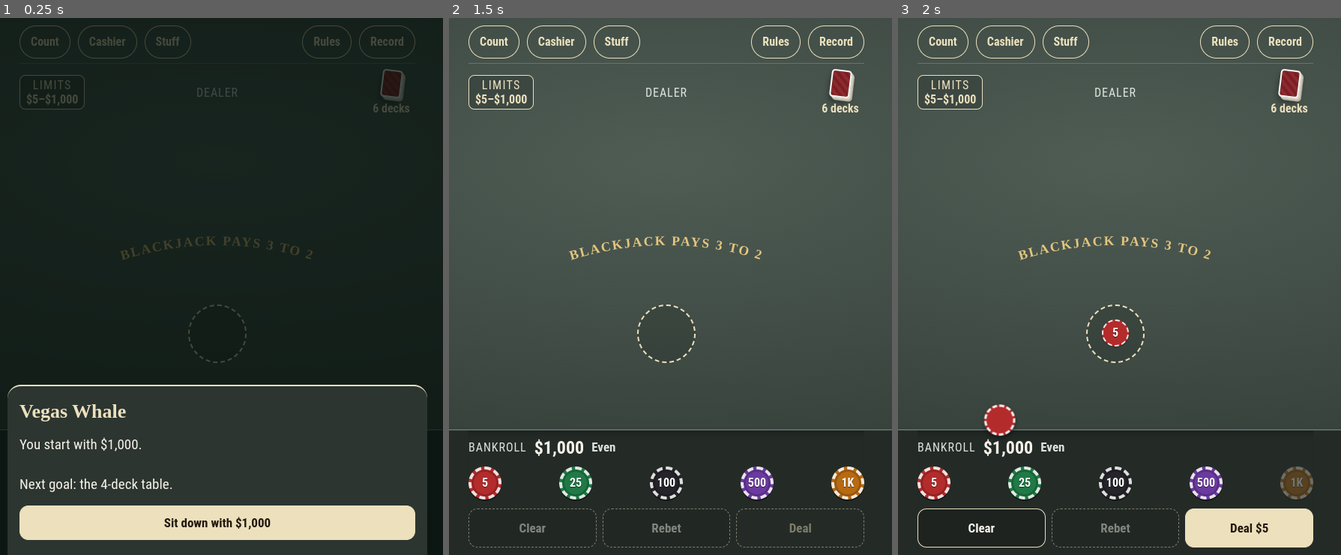
Above: before the commit, frames 1-3 (left to right).
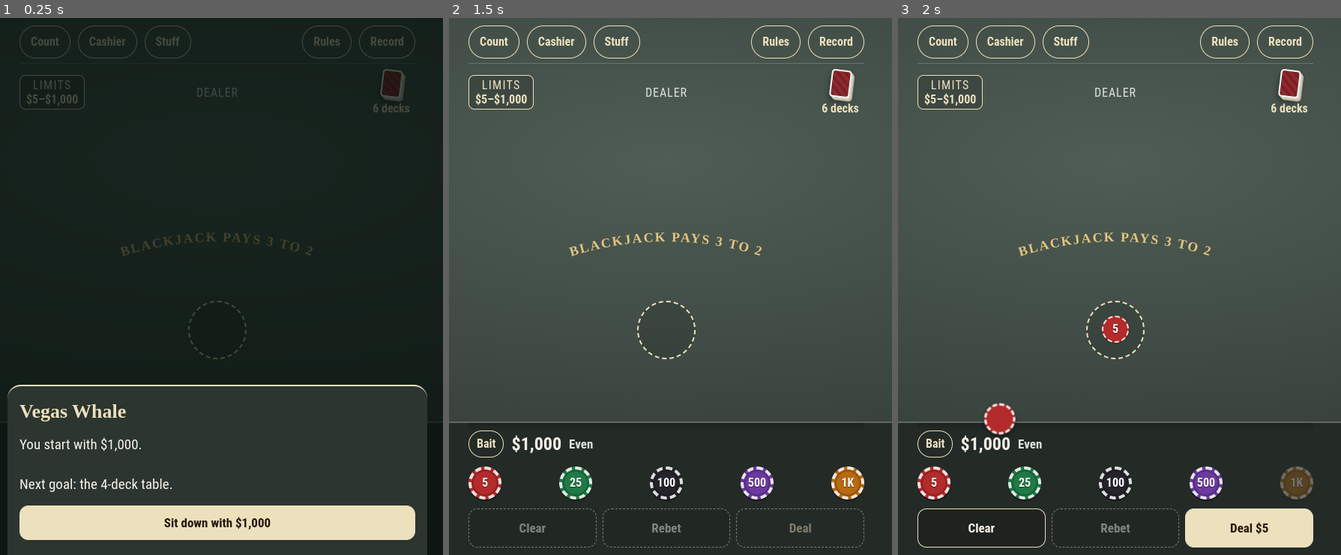
Above: after the commit, the same moments.

Repository: ahnnyc/Blackjack-
Game: browser game, page index.html
The game is run twice, just before and just after one commit, with the same random seed, the same clock (stepped at 60 frames per second) and the same inputs.
Inputs (mouse positions are in pixels of both pictures, inside the frame that each line leads up to; where the layout moved, square brackets give the same spot in the first picture):
- Up to frame 1 (0.25 s): no input
- Up to frame 2 (1.5 s): click (666, 243) [666, 248] at 0.27 s; click (666, 248) [666, 254] at 1.07 s; click "Sit down with $1,000" at 1.27 s
- Up to frame 3 (2 s): click (1066, 238) [1066, 243] at 1.67 s; click "5" at 1.87 s

The runs differ from the first frame. In frame 1, 0.4% of the frame differs, in the area x 27-71%, y 39-65%; in frame 2, 2.6%; in frame 3, 2.7%, in the area x 0-100%, y 39-82%.

Commit message:
Prestige levels: Bait to Super Whale
Seven named levels by prestige: Bait 0, Minnow $1,000 (meals comped),
Guppy $5,000, Tuna $10,000 (meals and room comped), Dolphin $25,000,
Whale $100,000, Super Whale $1,000,000. The level shows beside the chips
in place of the word Bankroll (tap it for the Stuff screen, which shows
prestige and the next level); the row wraps on narrow phones. A message
says when you go up or down a level. The money test skips level messages,
which the prestige test covers.

Co-Authored-By: Claude Opus 5.5 <noreply@anthropic.com>
Claude-Session: https://claude.ai/code/session_01Ni3H8SV282AXbcyQkGx1DY

Diff:
--- a/index.html
+++ b/index.html
@@ -60,9 +60,10 @@
 #top{display:flex;align-items:center;gap:10px;padding-bottom:6px;border-bottom:1px solid var(--line)}
 #ctl::before{content:"";position:absolute;top:-2px;left:-100vmax;right:-100vmax;height:2px;background:var(--rail-line)}
 #topgap{flex:1}
-#bank{display:flex;align-items:center;justify-content:flex-start;flex-wrap:nowrap;gap:4px 10px;min-width:0;white-space:nowrap}
+#bank{display:flex;align-items:center;justify-content:flex-start;flex-wrap:wrap;gap:4px 10px;min-width:0;white-space:nowrap}
 @media (max-width:599px){ #top{gap:4px} #top .topbtn, #top #countBtn{padding:0 7px;font-size:15px} }
 @media (max-width:359px){ #top{gap:3px} #top .topbtn, #top #countBtn{padding:0 5px;font-size:14px} }
+#levelBtn{flex:none;min-height:36px;padding:0 10px;border-radius:18px;border:1.5px solid var(--gold);background:transparent;color:var(--gold);font-size:16px;font-weight:700;white-space:nowrap}
 #plTag{font-size:17px;font-weight:700;white-space:nowrap;color:var(--muted)}
 #plTag.up{color:var(--good)} #plTag.down{color:var(--bad)}
 #bank .lbl{font-size:16px;color:var(--muted);letter-spacing:.06em;text-transform:uppercase}
@@ -323,7 +324,7 @@
   </main>
 
   <footer id="ctl">
-    <div id="bank"><span class="lbl">Bankroll</span><span class="amt num" id="bankAmt">$1,000</span><span class="pl num" id="plTag"></span></div>
+    <div id="bank"><button type="button" id="levelBtn" aria-label="Prestige level"></button><span class="amt num" id="bankAmt" aria-label="Bankroll">$1,000</span><span class="pl num" id="plTag"></span></div>
     <div id="countBox" hidden><span>Running count <b class="num" id="rcV">0</b></span><span>True count <b class="num" id="tcV">0</b></span><span class="num" id="decksV"></span></div>
     <div id="msg" role="status" aria-live="polite"></div>
     <div id="actions"></div>
@@ -488,6 +489,17 @@
   crew:  { name:'entourage', fee:2500, prestige:25000, art:'👯' },
 };
 const HOST_CHANCE = 1 / 25, HOST_GAP = 10;
+// Prestige levels, named so the player knows where they stand.
+const LEVELS = [
+  { name:'Bait',        at:0 },
+  { name:'Minnow',      at:1000 },      // meals comped
+  { name:'Guppy',       at:5000 },
+  { name:'Tuna',        at:10000 },     // meals and the room comped
+  { name:'Dolphin',     at:25000 },
+  { name:'Whale',       at:100000 },
+  { name:'Super Whale', at:1000000 },
+];
+const levelOf = v => LEVELS.reduce((a, l, i) => v >= l.at ? i : a, 0);
 const DEFAULT_RULES = { h17:true, bj32:true, peek:true, insurance:true, evenMoney:true, doubleAny:true, das:true,
   resplit:true, resplitAces:true, hitSplitAces:false, splitTens:true, lateSurrender:true, earlySurrender:false,
   charlie:false, push22:false, csm:false, totals:false, motion:true, warn:true, fence:true, stay:true, host:true, sound:true };
@@ -650,7 +662,7 @@
 function freshState(amount = START){
   return { v:2, settings:{ decks:6, fix:2, rules:{...DEFAULT_RULES} }, bankroll:amount, session:1,
     sessions:[{ s:1, start:amount, at:Date.now() }], bet:0, lastBet:0, round:null, shoe:null, pos:0, shoeDecks:0, updatedAt:0,
-    card:0, shark:0, sharkNext:0, debtSeen:0, staySeen:0, people:{}, table:0, open:[true, false, false, false], betAt:[0, 0, 0, 0], stash:[], guy:{ lvl:0, no:0 }, dead:null, cash:[] };
+    card:0, shark:0, sharkNext:0, debtSeen:0, staySeen:0, people:{}, level:0, table:0, open:[true, false, false, false], betAt:[0, 0, 0, 0], stash:[], guy:{ lvl:0, no:0 }, dead:null, cash:[] };
 }
 const rules = () => S.settings.rules;
 
@@ -1246,8 +1258,23 @@
   chipsFor(amount).slice(0, max || 5).forEach(v => { const i = document.createElement('i'); i.className = 'c' + v + (chipLabel(v).length > 3 ? ' long' : ''); i.textContent = chipLabel(v); st.append(i); });
   return st;
 }
+function levelNote(i){
+  const perk = i >= 3 ? ' Meals and your room are comped.' : i >= 1 ? ' Meals are comped.' : '';
+  const nx = LEVELS[i + 1];
+  return perk + (nx ? ' Next level: ' + nx.name + ' at ' + money(nx.at) + ' prestige.' : ' This is the top level.');
+}
+function checkLevel(){
+  const i = levelOf(prestige());
+  if (S.level == null){ S.level = i; return; }
+  if (i === S.level) return;
+  const up = i > S.level; S.level = i; touch(); saveLocal();
+  queueSheet(() => { guyOffer = false; fenceSheet(up ? 'New prestige level' : 'Prestige level down', '🐋',
+    'You are now a <b>' + LEVELS[i].name + '</b> (prestige ' + money(prestige()) + ').' + levelNote(i), [btn('OK', () => hideSheets(), { primary:true })]); });
+}
 function render(){
   applyMotion();
+  $('levelBtn').textContent = LEVELS[levelOf(prestige())].name;
+  checkLevel();
   const root = document.documentElement; for (let i = 0; i < 4; i++) root.classList.toggle('t' + i, i === tableNo());
   if (S.round && !R) R = S.round;
   $('bankAmt').textContent = money(R && R.countFrom != null ? R.countFrom : S.bankroll);
@@ -2186,7 +2213,7 @@
   const list = stuffOrder(), x = list[stuffAt];
   const cost = list.reduce((a, y) => a + y.paid, 0);
   const pp = people(), with_ = [pp.candy ? 'eye candy (' + pp.candy + ')' : '', pp.crew ? 'an entourage' : ''].filter(Boolean).join(' and ');
-  $('stuffNote').textContent = 'Prestige: ' + money(prestige()) + '. ' + (with_ ? 'With you: ' + with_ + '.  …(214 unchanged characters)…
+  $('stuffNote').textContent = 'Prestige: ' + money(prestige()) + ' (' + LEVELS[levelOf(prestige())].name + ').' + levelNote(levelOf(prestige())) + ' ' + (with_ ? 'With you: ' + with_ + '.  …(214 unchanged characters)…
   fillCard($('stuffCard'), x);
   $('stuffCard').setAttribute('aria-label', x ? itemName(x) + ', paid ' + money(x.paid) : 'No stuff yet');
   $('stuffPos').textContent = list.length ? (stuffAt + 1) + ' of ' + list.length : '';
@@ -2392,6 +2419,7 @@
 $('newBankBtn').addEventListener('click', () => openBank(false));
 $('openCashier').addEventListener('click', openCashier);
 $('bankStart').addEventListener('click', sitDown);
+$('levelBtn').addEventListener('click', () => openStuff());
 $('deadStart').addEventListener('click', () => newGame(true));
 ['card', 'shark'].forEach(w => {
   $(w + 'Input').addEventListener('input', () => { $('cashErr').hidden = true; cashierLabels(); });
--- a/sw.js
+++ b/sw.js
@@ -2,7 +2,7 @@
 // The game page itself is fetched fresh whenever the phone is online, so an update shows
 // on the very next open; the saved copy is used only when offline or the network is slow.
 // Change VERSION whenever index.html changes.
-const VERSION = 'bj-2026-11-26.35';
+const VERSION = 'bj-2026-11-26.36';
 const CORE = ['./', 'index.html', 'manifest.webmanifest', 'icon-180.png', 'icon-192.png', 'icon-512.png'];
 const PAGE_WAIT_MS = 3000;   // how long to wait for the network before using the saved copy
 
--- a/tools/cg-test.js
+++ b/tools/cg-test.js
@@ -3,7 +3,7 @@
 const { chromium } = require('playwright'); const fs = require('fs'); const dir = __dirname;
 const HOOK = "window.__bj = { get S(){ return S; }, get history(){ return history; }, fenceOffer, fenceBuyback, guyDecline, appraise, get lastOffer(){ return lastOffer; }, fenceAfterHand, debtsAfterHand, tablesAfterHand, stashList, guy, guyOdds, applyMotion, render, saveLocal };\n";
 fs.writeFileSync(dir + '/cg-page.html', '<!doctype html><html><head><meta charset=utf8><meta name=viewport content="width=device-width,initial-scale=1,viewport-fit=cover"><style>[hidden]{display:none!important}body{margin:0}</style></head><body>' +
-  fs.readFileSync(dir + '/blackjack.html', 'utf8').replace(' …(104 unchanged characters)… OK + '/* ---------- boot ---------- */') + '</body></html>');
+  fs.readFileSync(dir + '/blackjack.html', 'utf8').replace(' …(104 unchanged characters)… OK + '/* ---------- boot ---------- */').replace('function checkLevel(){', 'function checkLevel(){ S.level = levelOf(prestige()); return;')   /* prestige-level messages are tested elsewhere */ + '</body></html>');
 const isChip = l => /^(5|25|100|500|1K)$/.test(l);
 (async () => {
   const b = await chromium.launch();
--- a/tools/game.html
+++ b/tools/game.html
@@ -45,9 +45,10 @@
 #top{display:flex;align-items:center;gap:10px;padding-bottom:6px;border-bottom:1px solid var(--line)}
 #ctl::before{content:"";position:absolute;top:-2px;left:-100vmax;right:-100vmax;height:2px;background:var(--rail-line)}
 #topgap{flex:1}
-#bank{display:flex;align-items:center;justify-content:flex-start;flex-wrap:nowrap;gap:4px 10px;min-width:0;white-space:nowrap}
+#bank{display:flex;align-items:center;justify-content:flex-start;flex-wrap:wrap;gap:4px 10px;min-width:0;white-space:nowrap}
 @media (max-width:599px){ #top{gap:4px} #top .topbtn, #top #countBtn{padding:0 7px;font-size:15px} }
 @media (max-width:359px){ #top{gap:3px} #top .topbtn, #top #countBtn{padding:0 5px;font-size:14px} }
+#levelBtn{flex:none;min-height:36px;padding:0 10px;border-radius:18px;border:1.5px solid var(--gold);background:transparent;color:var(--gold);font-size:16px;font-weight:700;white-space:nowrap}
 #plTag{font-size:17px;font-weight:700;white-space:nowrap;color:var(--muted)}
 #plTag.up{color:var(--good)} #plTag.down{color:var(--bad)}
 #bank .lbl{font-size:16px;color:var(--muted);letter-spacing:.06em;text-transform:uppercase}
@@ -307,7 +308,7 @@
   </main>
 
   <footer id="ctl">
-    <div id="bank"><span class="lbl">Bankroll</span><span class="amt num" id="bankAmt">$1,000</span><span class="pl num" id="plTag"></span></div>
+    <div id="bank"><button type="button" id="levelBtn" aria-label="Prestige level"></button><span class="amt num" id="bankAmt" aria-label="Bankroll">$1,000</span><span class="pl num" id="plTag"></span></div>
     <div id="countBox" hidden><span>Running count <b class="num" id="rcV">0</b></span><span>True count <b class="num" id="tcV">0</b></span><span class="num" id="decksV"></span></div>
     <div id="msg" role="status" aria-live="polite"></div>
     <div id="actions"></div>
@@ -472,6 +473,17 @@
   crew:  { name:'entourage', fee:2500, prestige:25000, art:'👯' },
 };
 const HOST_CHANCE = 1 / 25, HOST_GAP = 10;
+// Prestige levels, named so the player knows where they stand.
+const LEVELS = [
+  { name:'Bait',        at:0 },
+  { name:'Minnow',      at:1000 },      // meals comped
+  { name:'Guppy',       at:5000 },
+  { name:'Tuna',        at:10000 },     // meals and the room comped
+  { name:'Dolphin',     at:25000 },
+  { name:'Whale',       at:100000 },
+  { name:'Super Whale', at:1000000 },
+];
+const levelOf = v => LEVELS.reduce((a, l, i) => v >= l.at ? i : a, 0);
 const DEFAULT_RULES = { h17:true, bj32:true, peek:true, insurance:true, evenMoney:true, doubleAny:true, das:true,
   resplit:true, resplitAces:true, hitSplitAces:false, splitTens:true, lateSurrender:true, earlySurrender:false,
   charlie:false, push22:false, csm:false, totals:false, motion:true, warn:true, fence:true, stay:true, host:true, sound:true };
@@ -634,7 +646,7 @@
 function freshState(amount = START){
   return { v:2, settings:{ decks:6, fix:2, rules:{...DEFAULT_RULES} }, bankroll:amount, session:1,
     sessions:[{ s:1, start:amount, at:Date.now() }], bet:0, lastBet:0, round:null, shoe:null, pos:0, shoeDecks:0, updatedAt:0,
-    card:0, shark:0, sharkNext:0, debtSeen:0, staySeen:0, people:{}, table:0, open:[true, false, false, false], betAt:[0, 0, 0, 0], stash:[], guy:{ lvl:0, no:0 }, dead:null, cash:[] };
+    card:0, shark:0, sharkNext:0, debtSeen:0, staySeen:0, people:{}, level:0, table:0, open:[true, false, false, false], betAt:[0, 0, 0, 0], stash:[], guy:{ lvl:0, no:0 }, dead:null, cash:[] };
 }
 const rules = () => S.settings.rules;
 
@@ -1230,8 +1242,23 @@
   chipsFor(amount).slice(0, max || 5).forEach(v => { const i = document.createElement('i'); i.className = 'c' + v + (chipLabel(v).length > 3 ? ' long' : ''); i.textContent = chipLabel(v); st.append(i); });
   return st;
 }
+function levelNote(i){
+  const perk = i >= 3 ? ' Meals and your room are comped.' : i >= 1 ? ' Meals are comped.' : '';
+  const nx = LEVELS[i + 1];
+  return perk + (nx ? ' Next level: ' + nx.name + ' at ' + money(nx.at) + ' prestige.' : ' This is the top level.');
+}
+function checkLevel(){
+  const i = levelOf(prestige());
+  if (S.level == null){ S.level = i; return; }
+  if (i === S.level) return;
+  const up = i > S.level; S.level = i; touch(); saveLocal();
+  queueSheet(() => { guyOffer = false; fenceSheet(up ? 'New prestige level' : 'Prestige level down', '🐋',
+    'You are now a <b>' + LEVELS[i].name + '</b> (prestige ' + money(prestige()) + ').' + levelNote(i), [btn('OK', () => hideSheets(), { primary:true })]); });
+}
 function render(){
   applyMotion();
+  $('levelBtn').textContent = LEVELS[levelOf(prestige())].name;
+  checkLevel();
   const root = document.documentElement; for (let i = 0; i < 4; i++) root.classList.toggle('t' + i, i === tableNo());
   if (S.round && !R) R = S.round;
   $('bankAmt').textContent = money(R && R.countFrom != null ? R.countFrom : S.bankroll);
@@ -2170,7 +2197,7 @@
   const list = stuffOrder(), x = list[stuffAt];
   const cost = list.reduce((a, y) => a + y.paid, 0);
   const pp = people(), with_ = [pp.candy ? 'eye candy (' + pp.candy + ')' : '', pp.crew ? 'an entourage' : ''].filter(Boolean).join(' and ');
-  $('stuffNote').textContent = 'Prestige: ' + money(prestige()) + '. ' + (with_ ? 'With you: ' + with_ + '.  …(214 unchanged characters)…
+  $('stuffNote').textContent = 'Prestige: ' + money(prestige()) + ' (' + LEVELS[levelOf(prestige())].name + ').' + levelNote(levelOf(prestige())) + ' ' + (with_ ? 'With you: ' + with_ + '.  …(214 unchanged characters)…
   fillCard($('stuffCard'), x);
   $('stuffCard').setAttribute('aria-label', x ? itemName(x) + ', paid ' + money(x.paid) : 'No stuff yet');
   $('stuffPos').textContent = list.length ? (stuffAt + 1) + ' of ' + list.length : '';
@@ -2376,6 +2403,7 @@
 $('newBankBtn').addEventListener('click', () => openBank(false));
 $('openCashier').addEventListener('click', openCashier);
 $('bankStart').addEventListener('click', sitDown);
+$('levelBtn').addEventListener('click', () => openStuff());
 $('deadStart').addEventListener('click', () => newGame(true));
 ['card', 'shark'].forEach(w => {
   $(w + 'Input').addEventListener('input', () => { $('cashErr').hidden = true; cashierLabels(); });
